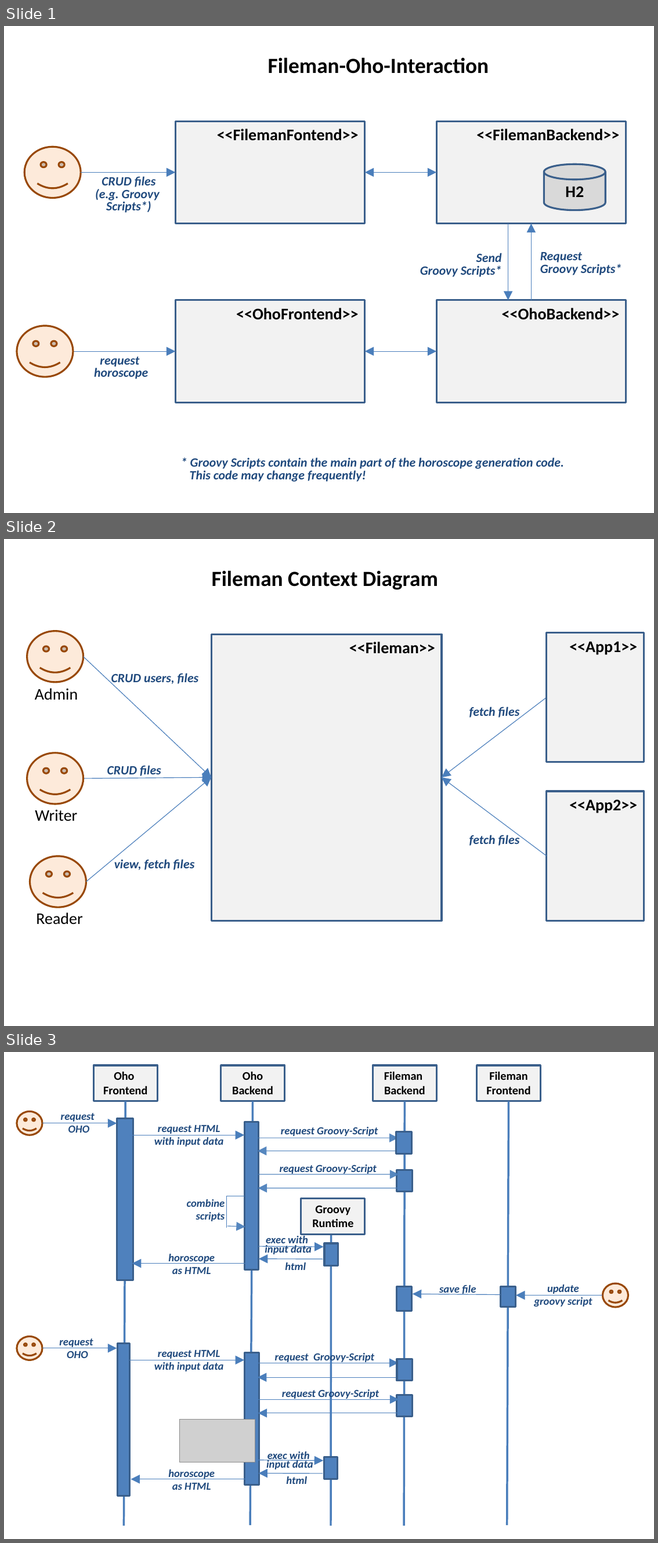
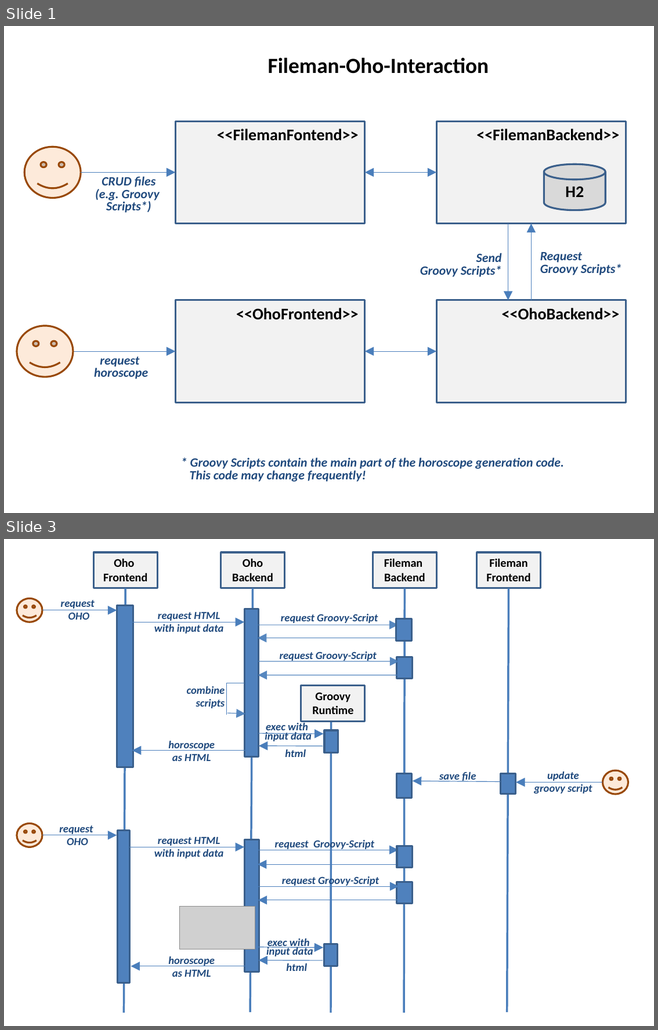
Before and after one commit to iks-gmbh-playground/DemoCode, a slide deck: OHOCamelWebService/docu/OhoCamelDocu.pptx. Shown one above the other, each under a label of ours: slides 1, 2 and 3 before the commit, slides 1 and 3 after it; the slides between them are not shown. The pictures are 658x1543 and 658x1030 pixels, drawn with LibreOffice and Linux fonts; fonts in the diff are those of the drawing; grey boxes stand for pictures. Boxes give left, top, right and bottom in pixels: in the first picture for what was removed or moved away, otherwise in the second. Text is boxed around its words. In the diff, an @@ line names an element or a change of style, - is before the commit and + after.

```diff
--- a/OHOCamelWebService/docu/OhoCamelDocu.pptx
+++ b/OHOCamelWebService/docu/OhoCamelDocu.pptx
@@ slide 2 removed at <box>4,539,654,1026</box>, background #FFFFFF @@
@@ text removed at <box>212,570,438,590</box> @@
-Fileman Context Diagram
@@ smiley face removed at <box>27,631,83,683</box> @@
@@ rectangle removed at <box>211,635,441,921</box> @@
-<<Fileman>>
@@ rectangle removed at <box>546,632,644,762</box> @@
-<<App1>>
@@ arrow removed from (83, 657) to (211, 777) @@
@@ text removed at <box>111,673,199,686</box> @@
-CRUD users, files
@@ text removed at <box>35,688,78,700</box> @@
-Admin
@@ arrow removed from (546, 697) to (441, 777) @@
@@ text removed at <box>469,707,520,720</box> @@
-fetch files
@@ smiley face removed at <box>27,752,83,804</box> @@
@@ arrow removed from (83, 779) to (211, 777) @@
@@ arrow removed from (86, 882) to (211, 777) @@
@@ text removed at <box>107,765,161,778</box> @@
-CRUD files
@@ arrow removed from (546, 856) to (441, 777) @@
@@ rectangle removed at <box>546,791,644,920</box> @@
-<<App2>>
@@ text removed at <box>35,809,77,821</box> @@
-Writer
@@ text removed at <box>469,834,520,846</box> @@
-fetch files
@@ smiley face removed at <box>30,856,86,907</box> @@
@@ text removed at <box>114,858,195,870</box> @@
-view, fetch files
@@ text removed at <box>36,913,82,925</box> @@
-Reader
```
Also in this commit, not shown: 1 slide added, 1 other file.
